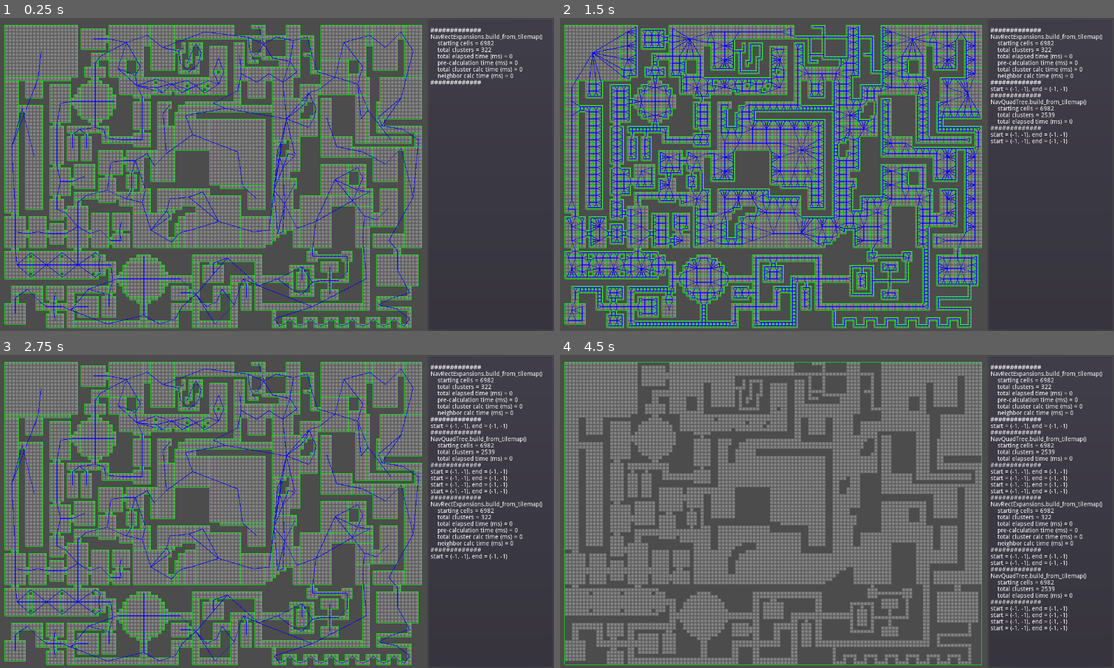
Above: before the commit, frames 1-4 (two rows, left to right).
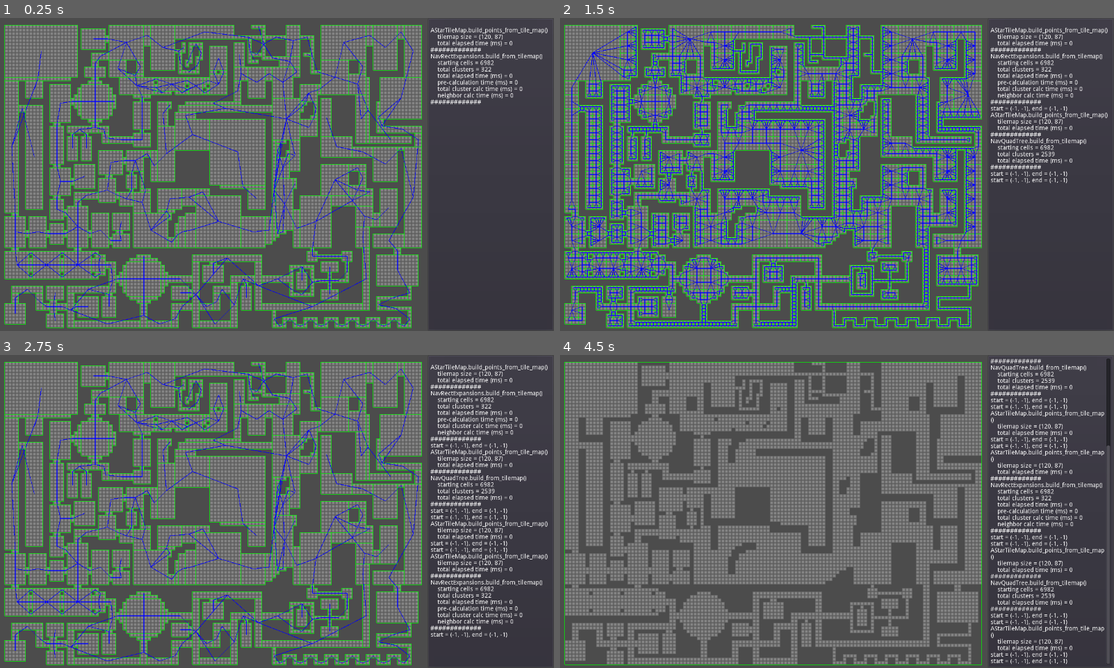
Above: after the commit, the same moments.

Repository: AtkinTC/Pathfinding
Game: Godot game, scene res://Main.tscn
Same seed, same stepped clock (60 frames per second), same inputs: the game is played once before the commit and once after it.
Inputs (mouse positions are in pixels of both pictures, inside the frame that each line leads up to):
- Up to frame 1 (0.25 s): no input
- Up to frame 2 (1.5 s): tap Enter (ui_accept) at 0.5, 0.77, 1.25 s; move the mouse to (958, 158) at 0.52 s; hold 1 (ui_1) 0.53-1.28 s; tap 2 (ui_2) at 0.8, 1.35 s; move the mouse to (726, 190) at 1.27 s
- Up to frame 3 (2.75 s): tap Enter (ui_accept) at 1.52, 2 s; tap 3 (ui_3) at 1.55 s; move the mouse to (332, 442) at 2.02 s; hold 3 (ui_3) from 2.03 s (still down); tap 1 (ui_1) at 2.3 s
- Up to frame 4 (4.5 s): tap Enter (ui_accept) at 2.75, 3.02, 3.5, 3.77, 4.25 s; move the mouse to (809, 574) at 2.77 s; release 3 (ui_3) at 2.78 s; tap 1 (ui_1) at 2.85 s; tap 2 (ui_2) at 3.05 s; move the mouse to (1003, 558) at 3.52 s; hold 2 (ui_2) 3.53-4.28 s; tap 3 (ui_3) at 3.8, 4.35 s; move the mouse to (670, 464) at 4.27 s

The runs differ from the first frame. In frame 1, 1.5% of the frame differs, in the area x 77-99%, y 3-28%; in frame 2, 2.9%; in frame 3, 5.1%; in frame 4, 5.9%, in the area x 77-100%, y 1-99%.

Commit message:
Moved testing code out of Main into separate NavTestUnit objects

Diff:
--- a/Project_Godot3/Scripts/AStarTileMap.gd
+++ b/Project_Godot3/Scripts/AStarTileMap.gd
@@ -1,7 +1,8 @@
 class_name AStarTileMap
 extends AStar2D
 
-func add_points_from_tile_map(tile_map: TileMap):
+func build_points_from_tile_map(tile_map: TileMap, print_array = null):
+	var start_time = OS.get_ticks_msec()
 	self.clear()
 
 	var minv := tile_map.get_used_rect().position
@@ -25,6 +26,12 @@
 					if(has_point(neighbor_id)):
 						connect_points(id, neighbor_id)
 
+	var end_time = OS.get_ticks_msec()
+	if(print_array is Array):
+		print_array.append("AStarTileMap.build_points_from_tile_map()")
+		print_array.append(str("\ttilemap size = ", tile_map.get_used_rect().size))
+		print_array.append(str("\ttotal elapsed time (ms) = ", end_time - start_time))
+
 func run(start: Vector2, goal: Vector2):
 	return get_point_path(coord_to_id(start), coord_to_id(goal))
 
--- a/Project_Godot3/Scripts/FakeNavClusterGraph.gd
+++ b/Project_Godot3/Scripts/FakeNavClusterGraph.gd
@@ -17,3 +17,4 @@
 func build_from_tilemap(tilemap: TileMap, print_array = null):
 	var rect := tilemap.get_used_rect()
 	single_giant_cluster = NavCluster.new("", rect.position, rect.size)
+	single_giant_cluster.empty = false
--- a/Project_Godot3/Scripts/Main.gd
+++ b/Project_Godot3/Scripts/Main.gd
@@ -6,20 +6,12 @@
 
 enum GRAPH_TYPE{RECTANGLES, QUADTREE, CHUNK, TILEMAP}
 
-var cluster_graphs := {}
-var cluster_path := []
-var tiles_path := []
+var nav_test_units := {}
+
 var current_graph = GRAPH_TYPE.RECTANGLES
-
-var astar_cluster := {}
-
-var astar_tilemap: AStarTileMap
 
 var start_coord: Vector2 = Vector2(-1,-1)
 var end_coord: Vector2 = Vector2(-1,-1)
-
-var start_cluster: NavCluster
-var end_cluster: NavCluster
 
 onready var ui: UI = get_node("UI")
 
@@ -28,9 +20,6 @@
 	tile_map.show_behind_parent = true
 
 	switch_mode(GRAPH_TYPE.RECTANGLES)
-
-	astar_tilemap = AStarTileMap.new()
-	astar_tilemap.add_points_from_tile_map(tile_map)
 
 func _unhandled_input(event: InputEvent) -> void:
 	if(event.is_action_pressed("ui_select")):
@@ -86,19 +75,22 @@
 	if(graph_type in GRAPH_TYPE.values()):
 		current_graph = graph_type
 		if(graph_type == GRAPH_TYPE.RECTANGLES):
-			cluster_graphs[GRAPH_TYPE.RECTANGLES] = NavRectExpansion.new()
+			nav_test_units[GRAPH_TYPE.RECTANGLES] = NavTestUnit.new()
+			nav_test_units[GRAPH_TYPE.RECTANGLES].set_nav_graph(NavRectExpansion.new())
 
 		elif(graph_type == GRAPH_TYPE.QUADTREE):
-			cluster_graphs[GRAPH_TYPE.QUADTREE] = NavQuadTree.new()
+			nav_test_units[GRAPH_TYPE.QUADTREE] = NavTestUnit.new()
+			nav_test_units[GRAPH_TYPE.QUADTREE].set_nav_graph(NavQuadTree.new())
 
 		elif(graph_type == GRAPH_TYPE.TILEMAP):
-			cluster_graphs[GRAPH_TYPE.TILEMAP] = FakeNavClusterGraph.new()
+			nav_test_units[GRAPH_TYPE.TILEMAP] = NavTestUnit.new()
+			nav_test_units[GRAPH_TYPE.TILEMAP].set_nav_graph(FakeNavClusterGraph.new())
 
 		var print_array := []
-		cluster_graphs[graph_type].build_from_tilemap(tile_map, print_array)
+		nav_test_units[graph_type].set_tile_map(tile_map)
+		nav_test_units[graph_type].setup_astar(print_array)
+		nav_test_units[graph_type].build_graph(print_array)
 		ui.print_lines(print_array)
-		astar_cluster[graph_type] = AStarClusters.new()
-		astar_cluster[graph_type].add_clusters(cluster_graphs[graph_type].get_clusters_dict().values())
 
 func set_start_coord(coordv: Vector2):
 	start_coord = coordv
@@ -107,116 +99,18 @@
 	end_coord = coordv
 
 func calculate_path(print_array = null):
-	start_cluster = null
-	end_cluster = null
-	cluster_path = []
-	tiles_path = []
 	update()
 	if(start_coord != Vector2(-1,-1) && end_coord != Vector2(-1,-1) && start_coord != end_coord):
-		start_cluster = cluster_graphs[current_graph].get_cluster_containing_coord(start_coord)
-		end_cluster = cluster_graphs[current_graph].get_cluster_containing_coord(end_coord)
-
-		if(start_cluster != null && end_cluster != null):
-			cluster_path = astar_cluster[current_graph].run(start_cluster, end_cluster)
-
-		for i in range(cluster_path.size()):
-			var cluster = cluster_path[i]
-			var path := []
-			if(current_graph == GRAPH_TYPE.TILEMAP):
-				path = astar_tilemap.run(start_coord, end_coord)
-			else:
-				var point_a: Vector2
-				if(i == 0):
-					point_a = start_coord
-				else:
-					point_a = tiles_path[-1]
-
-				var point_b: Vector2
-				if(i >= cluster_path.size()-2):
-					point_b = end_coord
-				else:
-					var cluster_n: NavCluster = cluster_path[i+1]
-					point_b = cluster_path[i+1].topleft + Vector2(floor(cluster_n.dim.x/2),floor(cluster_n.dim.y/2))
-
-				path = InnerClusterNavigation.run(point_a, point_b, Rect2(cluster.topleft, cluster.dim))
-			tiles_path.append_array(path)
-
-		if(print_array is Array):
-			print_array.append(str("# of clusters in path = ", cluster_path.size()))
-			print_array.append(str("# of tiles in path = ", tiles_path.size()))
+		nav_test_units[current_graph].run_navigation(start_coord, end_coord, print_array)
 		return true
 	else:
 		return false
 
 func _draw() -> void:
-	var highlight := Color.green
-	highlight.a = 0.25
-
-	var highlight2 := Color.yellow
-	highlight2.a = 0.5
-
-	var highlight3 := Color.red
-	highlight3.a = 0.25
-
-	# highlight the individual map tiles that are touched by the route
-	for cell in tiles_path:
-			draw_rect(Rect2(cell * tile_dim, tile_dim), highlight2, true)
-
-	for key in cluster_graphs[current_graph].get_clusters_dict().keys():
-		# draw all clusters
-		var cluster : NavCluster = cluster_graphs[current_graph].get_cluster(key)
-		var rect = Rect2(cluster.topleft*tile_dim, Vector2.ONE*cluster.dim*tile_dim)
-		draw_rect(rect, Color.green, false, 1)
-
-		# draw cluster neighbor connections
-		var cluster_center = (cluster.topleft + Vector2.ONE*cluster.dim/2) * tile_dim
-		for neighbor in cluster.neighbors:
-			var neighbor_center = (neighbor.topleft + Vector2.ONE*neighbor.dim/2) * tile_dim
-			draw_line(cluster_center, neighbor_center ,Color.blue ,1.2)
-
-	if(current_graph != GRAPH_TYPE.TILEMAP):
-		if(cluster_path != null && cluster_path.size() >= 2):
-			# highlight path clusters
-			for i in range(cluster_path.size()):
-				draw_rect(Rect2(cluster_path[i].topleft*tile_dim, Vector2.ONE*cluster_path[i].dim*tile_dim), highlight, true)
-		else:
-			# highlight start and end clusters if there is no path calculated yet
-			if(start_cluster):
-				var rect = Rect2(start_cluster.topleft*tile_dim, Vector2.ONE*start_cluster.dim*tile_dim)
-				draw_rect(rect, highlight, true)
-			if(end_cluster && end_cluster != start_cluster):
-				var rect = Rect2(end_cluster.topleft*tile_dim, Vector2.ONE*end_cluster.dim*tile_dim)
-				draw_rect(rect, highlight, true)
+	nav_test_units[current_graph].draw(self, tile_dim)
 
 	# highlight the start and end cell coordinates
 	if(start_coord != null):
 		draw_rect(Rect2(start_coord * tile_dim, tile_dim), Color.white, true)
 	if(end_coord != null):
 		draw_rect(Rect2(end_coord * tile_dim, tile_dim), Color.black, true)
-
-	if(cluster_path != null && cluster_path.size() >= 2):
-		# draw path cell-center to cell-center
-		for i in range(cluster_path.size()-1):
-			var center_a = (cluster_path[i].topleft + cluster_path[i].dim/2) * tile_dim
-			var center_b = (cluster_path[i+1].topleft + cluster_path[i+1].dim/2) * tile_dim
-			draw_line(center_a, center_b, Color.darkblue, 4)
-
-		# draw path cell_edge to cell-edge (closer representation of eventual final path)
-		var last_point: Vector2 = (cluster_path[0].topleft + cluster_path[0].dim/2) * tile_dim
-		for i in range(cluster_path.size()):
-			if(i == cluster_path.size()-1):
-				var center_a = (cluster_path[i].topleft + cluster_path[i].dim/2) * tile_dim
-				draw_line(last_point, center_a, Color.darkmagenta, 3)
-			else:
-				var center_a = (cluster_path[i].topleft + cluster_path[i].dim/2) * tile_dim
-				var center_b = (cluster_path[i+1].topleft + cluster_path[i+1].dim/2) * tile_dim
-				var rect = Rect2(cluster_path[i].topleft*tile_dim, cluster_path[i].dim*tile_dim)
-				var intersect = Utils.inner_line_to_rect_intersection(center_a, center_b, rect)
-				draw_line(last_point, intersect, Color.darkmagenta, 3)
-				last_point = intersect
-
-	# draw path map-tile to map-tile
-	for i in range(tiles_path.size()-1):
-		var center_a: Vector2 = tiles_path[i]*tile_dim + tile_dim/2
-		var center_b: Vector2 = tiles_path[i+1]*tile_dim + tile_dim/2
-		draw_line(center_a, center_b, Color.darkgreen, 3)
--- a/Project_Godot3/Scripts/NavCluster.gd
+++ b/Project_Godot3/Scripts/NavCluster.gd
@@ -4,6 +4,7 @@
 var neighbors: Array
 var topleft: Vector2
 var dim: Vector2
+var empty := true
 
 func _init(_id: String, _topleft: Vector2, _dim: Vector2, _neighbors: Array = []):
 	id = _id
--- a/Project_Godot3/Scripts/NavClusterGraph.gd
+++ b/Project_Godot3/Scripts/NavClusterGraph.gd
@@ -1,6 +1,9 @@
 class_name NavClusterGraph
 
 enum Direction{NW, NE, SW, SE, N, S, W, E}
+
+func reset():
+	return null
 
 func get_cluster_containing_coord(_coordv: Vector2):
 	return null
--- a/Project_Godot3/Scripts/NavQuadTree.gd
+++ b/Project_Godot3/Scripts/NavQuadTree.gd
@@ -24,7 +24,13 @@
 var clusters := {}
 var base_cell: QuadCell
 
-var traversable_map_tiles = []
+var traversable_map_tiles := []
+
+func reset():
+	leaf_cells = {}
+	clusters = {}
+	traversable_map_tiles = []
+	base_cell = QuadCell.new("", Vector2.ZERO, Vector2.ZERO)
 
 func get_cluster(_id: String):
 	return leaf_cells.get(_id)
--- a/Project_Godot3/Scripts/NavRectExpansion.gd
+++ b/Project_Godot3/Scripts/NavRectExpansion.gd
@@ -3,6 +3,10 @@
 
 var clusters := {}
 var parent_cluster := {}
+
+func reset():
+	clusters = {}
+	parent_cluster = {}
 
 func get_cluster(_id: String):
 	return clusters.get(_id)
--- /dev/null
+++ b/Project_Godot3/Scripts/NavTestUnit.gd
@@ -0,0 +1,150 @@
+extends Node
+class_name NavTestUnit
+
+var tile_map: TileMap
+
+var nav_graph: NavClusterGraph
+var astar_cluster: AStarClusters
+var astar_tilemap: AStarTileMap
+
+var path_clusters := []
+var path_tiles := []
+
+func set_tile_map(_tile_map: TileMap):
+	tile_map = _tile_map
+
+func set_nav_graph(_nav_graph: NavClusterGraph):
+	nav_graph = _nav_graph
+
+func setup_astar(print_array = null):
+	if !(tile_map is TileMap):
+		return null
+	astar_tilemap = AStarTileMap.new()
+	astar_tilemap.build_points_from_tile_map(tile_map, print_array)
+
+func build_graph(print_array = null):
+	if !(nav_graph is NavClusterGraph && tile_map is TileMap):
+		return null
+
+	nav_graph.reset()
+	nav_graph.build_from_tilemap(tile_map, print_array)
+
+	astar_cluster = AStarClusters.new()
+	astar_cluster.add_clusters(nav_graph.get_clusters_dict().values())
+
+func run_navigation(_start_coord: Vector2, _end_coord: Vector2, print_array = null):
+	path_clusters = []
+	path_tiles = []
+	if(_start_coord != _end_coord):
+		var start_cluster = nav_graph.get_cluster_containing_coord(_start_coord)
+		var end_cluster = nav_graph.get_cluster_containing_coord(_end_coord)
+
+		if(start_cluster != null && end_cluster != null):
+			path_clusters = astar_cluster.run(start_cluster, end_cluster)
+
+		for i in range(path_clusters.size()):
+			var cluster: NavCluster = path_clusters[i]
+			var path := []
+
+			var point_a: Vector2
+			if(i == 0):
+				point_a = _start_coord
+			else:
+				point_a = path_tiles[-1]
+
+			var point_b: Vector2
+			if(i >= path_clusters.size()-2):
+				point_b = _end_coord
+			else:
+				var cluster_n: NavCluster = path_clusters[i+1]
+				point_b = path_clusters[i+1].topleft + Vector2(floor(cluster_n.dim.x/2),floor(cluster_n.dim.y/2))
+
+			if(cluster.empty):
+				path = InnerClusterNavigation.run(point_a, point_b, Rect2(cluster.topleft, cluster.dim))
+			else:
+				var minv = cluster.topleft
+				var maxv = minv + cluster.dim - Vector2.ONE
+
+				point_a.x = max(minv.x, point_a.x)
+				point_a.x = min(maxv.x, point_a.x)
+				point_a.y = max(minv.y, point_a.y)
+				point_a.y = min(maxv.y, point_a.y)
+
+				point_b.x = max(minv.x, point_b.x)
+				point_b.x = min(maxv.x, point_b.x)
+				point_b.y = max(minv.y, point_b.y)
+				point_b.y = min(maxv.y, point_b.y)
+
+				path = astar_tilemap.run(point_a, point_b)
+			path_tiles.append_array(path)
+
+		if(print_array is Array):
+			print_array.append(str("# of clusters in path = ", path_clusters.size()))
+			print_array.append(str("# of tiles in path = ", path_tiles.size()))
+		return true
+	else:
+		return false
+
+func get_path_clusters() -> Array:
+	return path_clusters
+
+func get_path_tiles() -> Array:
+	return path_tiles
+
+func draw(node: Node, tile_dim: Vector2) -> void:
+	var highlight := Color.green
+	highlight.a = 0.25
+
+	var highlight2 := Color.yellow
+	highlight2.a = 0.5
+
+	var highlight3 := Color.red
+	highlight3.a = 0.25
+
+	# highlight the individual map tiles that are touched by the route
+	for cell in path_tiles:
+		node.draw_rect(Rect2(cell * tile_dim, tile_dim), highlight2, true)
+
+	for key in nav_graph.get_clusters_dict().keys():
+		# draw all clusters
+		var cluster: NavCluster = nav_graph.get_cluster(key)
+		var rect = Rect2(cluster.topleft*tile_dim, Vector2.ONE*cluster.dim*tile_dim)
+		node.draw_rect(rect, Color.green, false, 1)
+
+		# draw cluster neighbor connections
+		var cluster_center = (cluster.topleft + Vector2.ONE*cluster.dim/2) * tile_dim
+		for neighbor in cluster.neighbors:
+			var neighbor_center = (neighbor.topleft + Vector2.ONE*neighbor.dim/2) * tile_dim
+			node.draw_line(cluster_center, neighbor_center ,Color.blue ,1.2)
+
+	if(path_clusters.size() >= 2):
+		# highlight path clusters
+		for i in range(path_clusters.size()):
+			node.draw_rect(Rect2(path_clusters[i].topleft*tile_dim, Vector2.ONE*path_clusters[i].dim*tile_dim), highlight, true)
+
+	if(path_clusters.size() >= 2):
+		# draw path cell-center to cell-center
+		for i in range(path_clusters.size()-1):
+			var center_a = (path_clusters[i].topleft + path_clusters[i].dim/2) * tile_dim
+			var center_b = (path_clusters[i+1].topleft + path_clusters[i+1].dim/2) * tile_dim
+			node.draw_line(center_a, center_b, Color.darkblue, 4)
+
+		# draw path cell_edge to cell-edge (closer representation of eventual final path)
+		var last_point: Vector2 = (path_clusters[0].topleft + path_clusters[0].dim/2) * tile_dim
+		for i in range(path_clusters.size()):
+			if(i == path_clusters.size()-1):
+				var center_a = (path_clusters[i].topleft + path_clusters[i].dim/2) * tile_dim
+				node.draw_line(last_point, center_a, Color.darkmagenta, 3)
+			else:
+				var center_a = (path_clusters[i].topleft + path_clusters[i].dim/2) * tile_dim
+				var center_b = (path_clusters[i+1].topleft + path_clusters[i+1].dim/2) * tile_dim
+				var rect = Rect2(path_clusters[i].topleft*tile_dim, path_clusters[i].dim*tile_dim)
+				var intersect = Utils.inner_line_to_rect_intersection(center_a, center_b, rect)
+				node.draw_line(last_point, intersect, Color.darkmagenta, 3)
+				last_point = intersect
+
+	# draw path map-tile to map-tile
+	for i in range(path_tiles.size()-1):
+		var center_a: Vector2 = path_tiles[i]*tile_dim + tile_dim/2
+		var center_b: Vector2 = path_tiles[i+1]*tile_dim + tile_dim/2
+		node.draw_line(center_a, center_b, Color.darkgreen, 3)
--- a/Project_Godot3/project.godot
+++ b/Project_Godot3/project.godot
@@ -54,6 +54,11 @@
 "language": "GDScript",
 "path": "res://Scripts/NavRectExpansion.gd"
 }, {
+"base": "Node",
+"class": "NavTestUnit",
+"language": "GDScript",
+"path": "res://Scripts/NavTestUnit.gd"
+}, {
 "base": "Control",
 "class": "UI",
 "language": "GDScript",
@@ -74,6 +79,7 @@
 "NavGrid": "",
 "NavQuadTree": "",
 "NavRectExpansion": "",
+"NavTestUnit": "",
 "UI": "",
 "Utils": ""
 }
